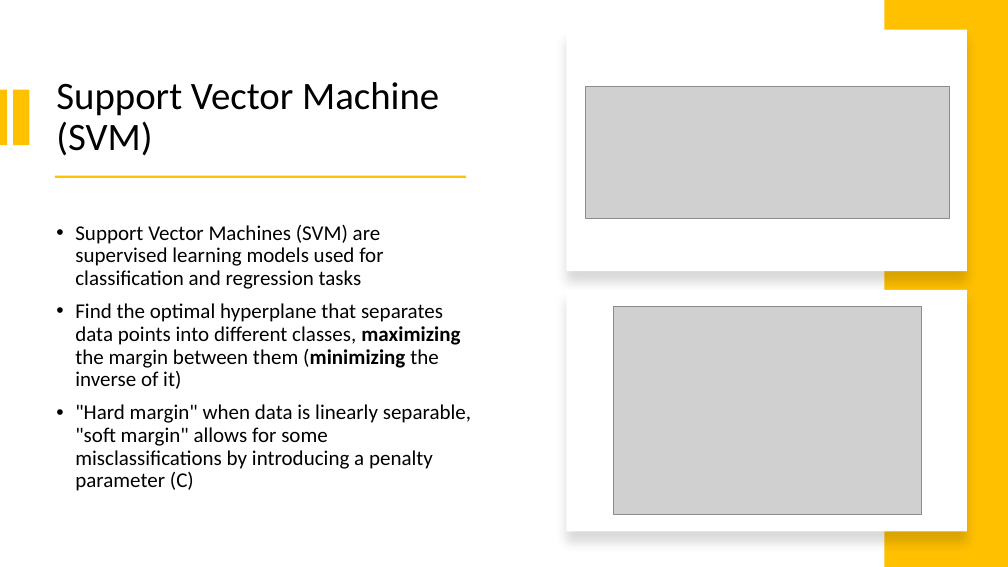
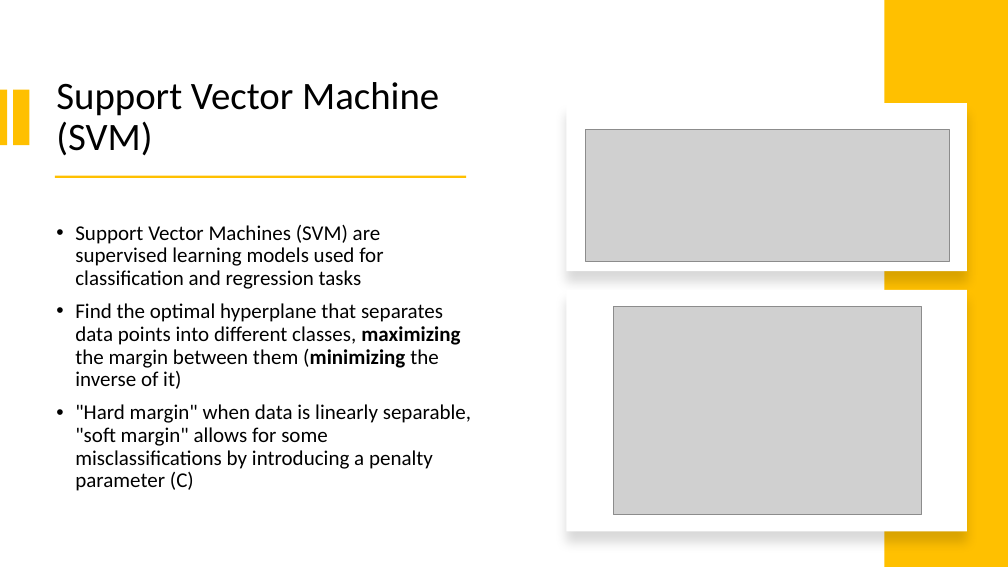
Before and after one commit to bidlekm/Optimization_2, a slide deck: slide 2 of presentation.pptx. Drawn at 1008x567 pixels with LibreOffice and Linux fonts; fonts in the diff are those of the drawing; grey boxes stand for pictures. Boxes give left, top, right and bottom in pixels: in the first picture for what was removed or moved away, otherwise in the second. Text is boxed around its words. In the diff, an @@ line names an element or a change of style, - is before the commit and + after.

```diff
--- a/presentation.pptx
+++ b/presentation.pptx
@@ rectangle: place and size @@
-rectangle at (566, 29, 967, 271)
+rectangle at (566, 103, 967, 271)
@@ picture: place and size @@
-picture at (586, 86, 950, 218)
+picture at (586, 130, 950, 262)
```
Also in this commit, not shown: 3 other slides changed, 3 slides added, 1 slide removed.
